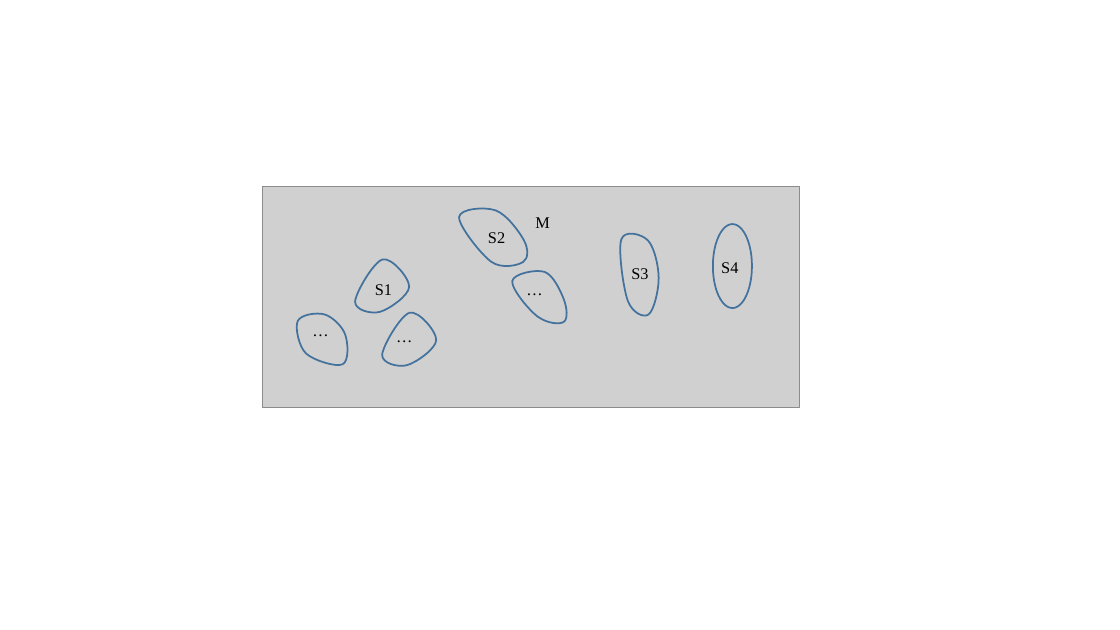
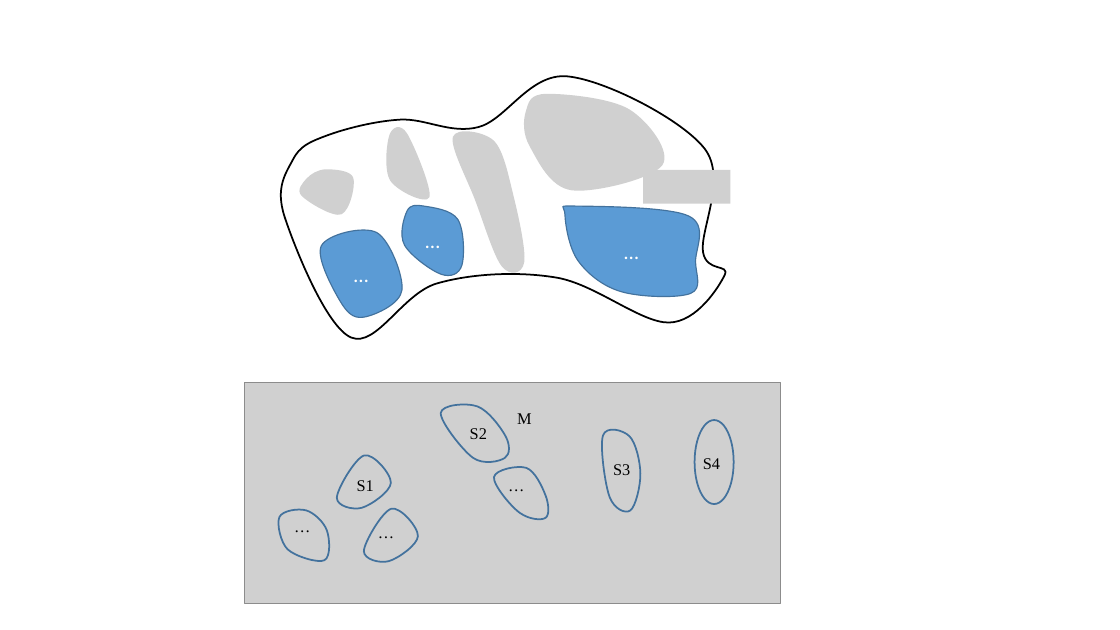
Before and after one commit to CVPaul/MasterThesis, a slide deck: slide 1 of source/drawing_table.pptx. Drawn at 1120x630 pixels with LibreOffice and Linux fonts; fonts in the diff are those of the drawing; grey boxes stand for pictures. Boxes give left, top, right and bottom in pixels: in the first picture for what was removed or moved away, otherwise in the second. Text is boxed around its words. In the diff, an @@ line names an element or a change of style, - is before the commit and + after.

```diff
--- a/source/drawing_table.pptx
+++ b/source/drawing_table.pptx
@@ group added at (281,76,731,339): 5 pictures, 4 freeform shapes @@
+…
+…
+…
@@ 7 texts, 6 freeform shapes, 1 picture, 1 ellipse: place and size @@
-7 texts, 6 freeform shapes, 1 picture, 1 ellipse at (263,187,800,408)
+7 texts, 6 freeform shapes, 1 picture, 1 ellipse at (245,382,781,603)
@@ text "S1": place and size @@
-text "S1" at (375,284,392,295)
+text "S1" at (357,480,374,491)
```
Also in this commit, not shown: 12 other files.
